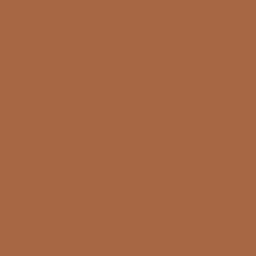
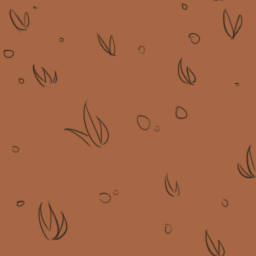
Two versions of the same layered image (256x256). Layer-by-layer changes:
added layer "Layer 3" above "Layer 2" over (0, 0, 256, 256)
removed layer "Background" over (0, 0, 256, 256)
